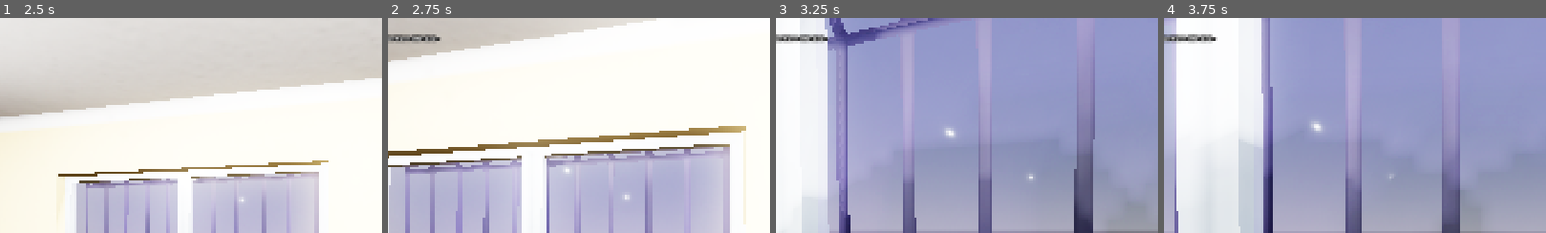
Above: before the commit, frames 1-4 (left to right).
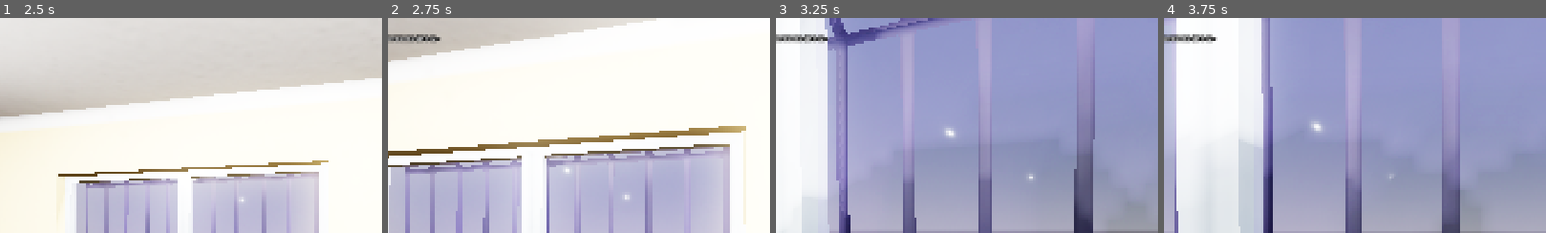
Above: after the commit, the same moments.

Repository: takanazwa5/ProjektMonopolowy
Game: Godot game, scene res://scenes/game/game.tscn
The game is run twice, just before and just after one commit, with the same random seed, the same clock (stepped at 60 frames per second) and the same inputs.
Inputs (mouse positions are % of the whole screen's width and height, from its top left):
- Up to frame 1 (2.5 s): tap Enter at 0.5 s; move the mouse to (55, 50) at 0.52 s; hold Ctrl (crouch) 0.53-1.28 s; hold W (walk_forward) from 0.53 s (still down); click (55, 50) at 0.67 s; move the mouse to (45, 50) at 1.27 s; tap G (drop_item) at 1.35 s; move the mouse to (52, 48) at 2.02 s; hold E (interact) from 2.03 s (still down)
- Up to frame 2 (2.75 s): keep holding W (walk_forward); keep holding E (interact)
- Up to frame 3 (3.25 s): keep holding W (walk_forward); move the mouse to (49, 52) at 2.77 s; release E (interact) at 2.78 s; tap Ctrl (crouch) at 2.85 s; click (49, 52) at 2.92 s
- Up to frame 4 (3.75 s): keep holding W (walk_forward); move the mouse to (57, 51) at 3.52 s; hold G (drop_item) from 3.53 s (still down)
The pictures show only the part of the screen within x 14-64%, y 0-50%; the shares and areas given below are measured in that part.

Frame 1 is identical in both runs. In frame 2, 0.1% of the frame differs, in the area x 2-13%, y 7-11%; in frame 3, 0.2%, in the area x 2-13%, y 7-12%; in frame 4, 0.2%.

Commit message:
Update game.gd

Diff:
--- a/scenes/game/game.gd
+++ b/scenes/game/game.gd
@@ -15,6 +15,7 @@
 	pause_menu.unpaused.connect(_on_game_unpaused)
 
 	DebugMenu.add_button(spawn_basia)
+	DebugMenu.add_button(change_window_mode)
 
 	Input.mouse_mode = Input.MOUSE_MODE_CAPTURED
 
@@ -33,6 +34,13 @@
 	add_child(basia)
 	basia.position = Vector3(-1.48, 0.125, 3.42)
 	basia.rotation_degrees = Vector3(0.0, -180.0, 0.0)
+
+
+func change_window_mode() -> void:
+
+	var window: Window = get_window()
+	if window.mode == Window.MODE_WINDOWED: window.mode = Window.MODE_EXCLUSIVE_FULLSCREEN
+	else: window.mode = Window.MODE_WINDOWED
 
 
 func _on_item_entered_rig(_node: Node) -> void:
